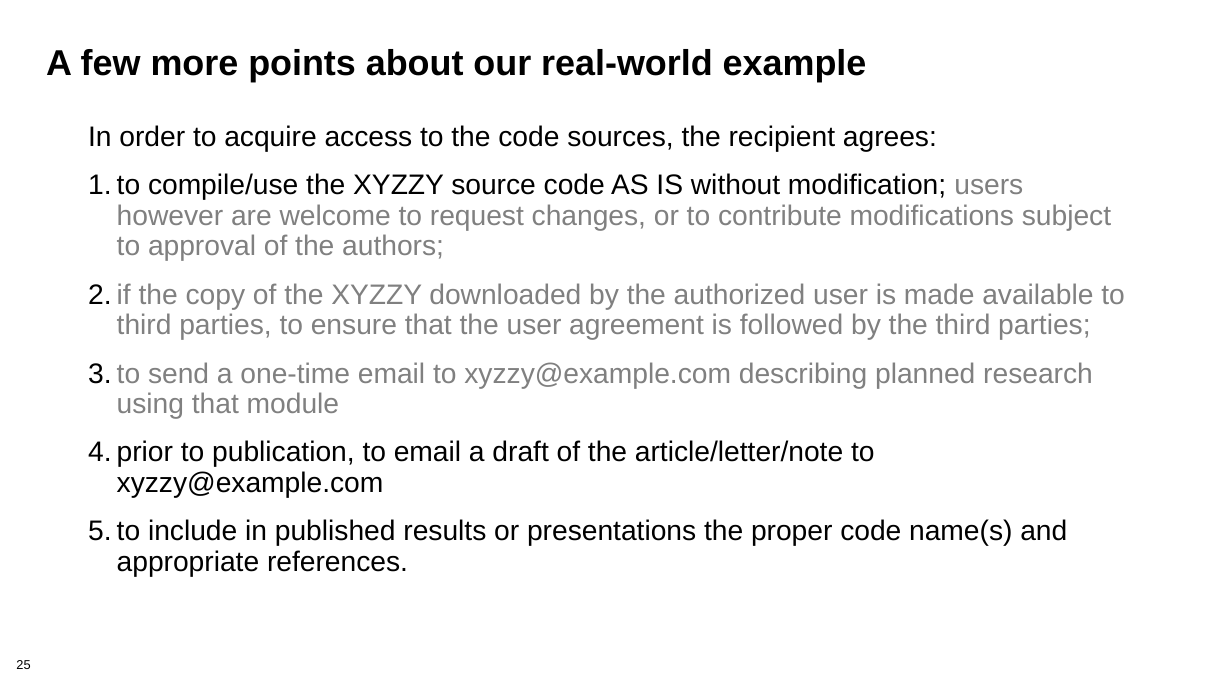
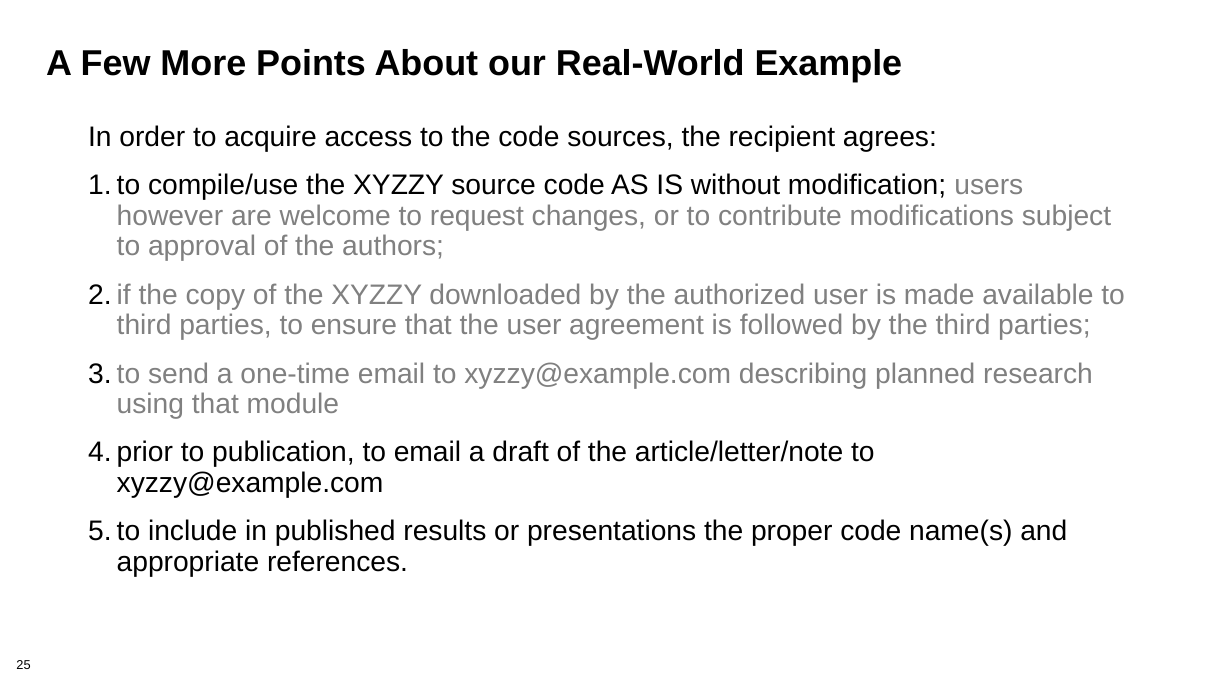
Before and after one commit to bssw-tutorial/presentations, a slide deck: slide 25 of licensing.pptx. Drawn at 1232x693 pixels with LibreOffice and Linux fonts; fonts in the diff are those of the drawing; background and template pictures are left out. Boxes give left, top, right and bottom in pixels: in the first picture for what was removed or moved away, otherwise in the second. Text is boxed around its words. In the diff, an @@ line names an element or a change of style, - is before the commit and + after.

```diff
--- a/licensing.pptx
+++ b/licensing.pptx
@@ title at box(46, 49, 903, 82): text changed @@
-A few more points about our real-world example
+A Few More Points About our Real-World Example
```
Also in this commit, not shown: 31 other slides changed.
